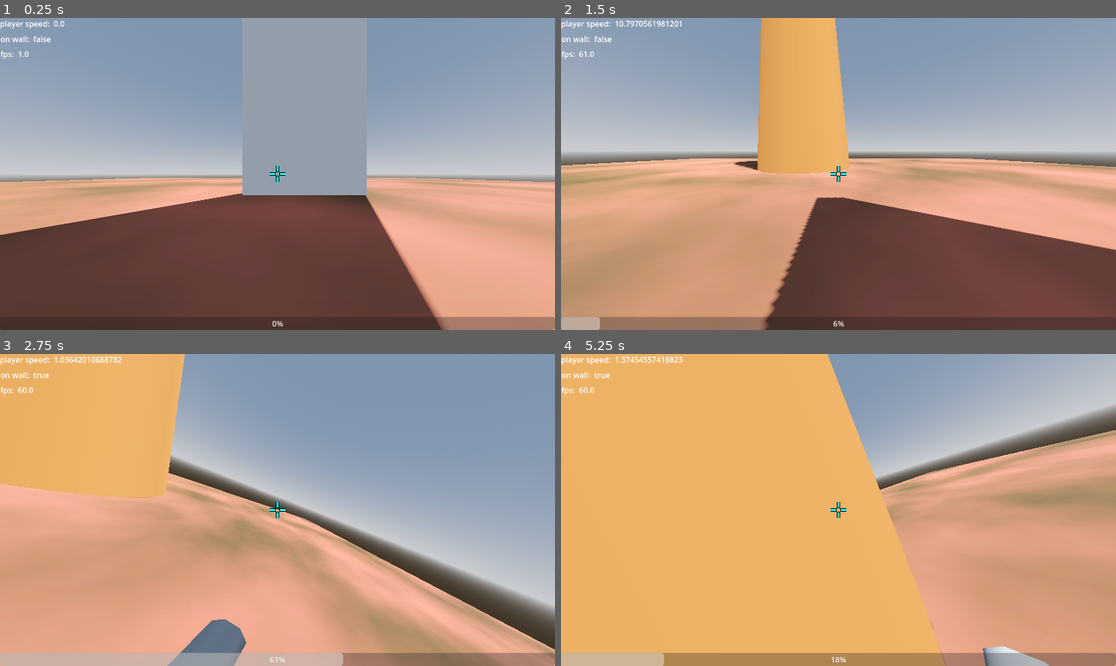
Above: before the commit, frames 1-4 (two rows, left to right).
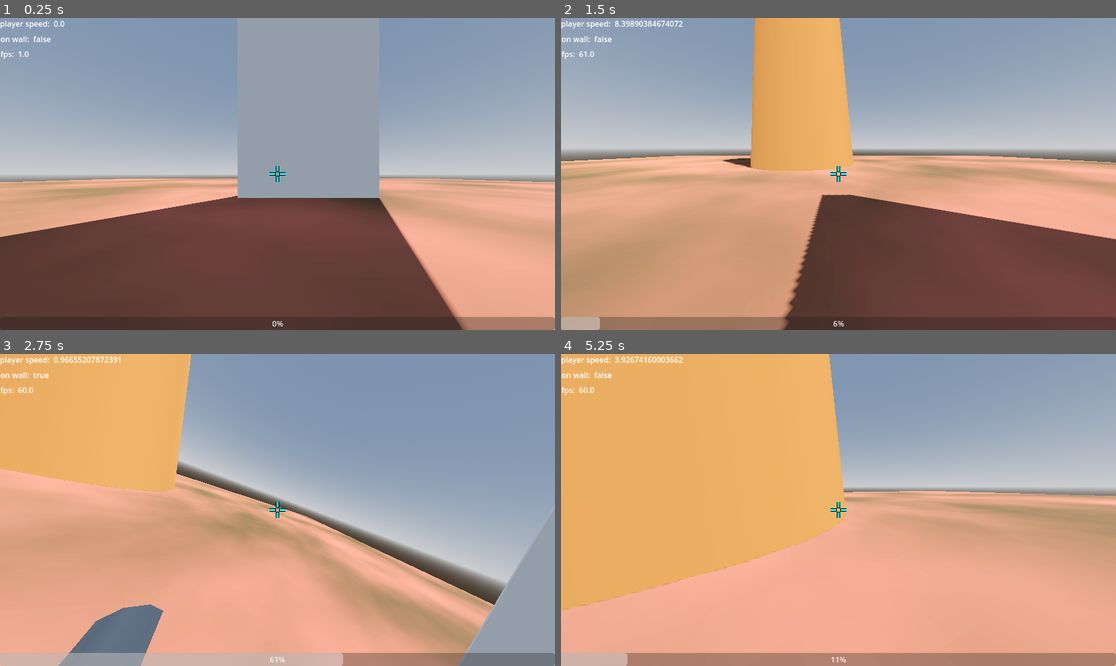
Above: after the commit, the same moments.

Repository: frederikhoheisel/pogotohell
Game: Godot game, scene res://level/test.tscn
Same seed, same stepped clock (60 frames per second), same inputs: the game is played once before the commit and once after it.
Inputs (mouse positions are in pixels of both pictures, inside the frame that each line leads up to):
- Up to frame 1 (0.25 s): no input
- Up to frame 2 (1.5 s): tap Enter at 0.5 s; move the mouse to (960, 158) at 0.52 s; hold D (right) 0.53-1.28 s; hold Space (jump) 0.53-1.28 s; click (960, 158) at 0.67 s; move the mouse to (810, 174) at 1.27 s; hold W (forward) from 1.28 s (still down); tap Space (jump) at 1.35 s
- Up to frame 3 (2.75 s): keep holding W (forward); tap Space (jump) at 1.52, 1.82 s; move the mouse to (288, 503) at 2.02 s; hold Space (jump) from 2.03 s (still down)
- Up to frame 4 (5.25 s): keep holding W (forward); move the mouse to (832, 516) at 2.77 s; release Space (jump) at 2.78 s; tap Space (jump) at 2.85, 3.02, 3.32, 4.35, 4.52, 4.82 s; move the mouse to (877, 513) at 3.52 s; hold Space (jump) 3.53-4.28 s; move the mouse to (794, 506) at 4.27 s; move the mouse to (844, 510) at 5.02 s; hold Space (jump) from 5.03 s (still down)

The runs differ from the first frame. In frame 1, 2.6% of the frame differs, in the area x 0-89%, y 42-100%; in frame 2, 8.2%; in frame 3, 18%; in frame 4, 42%, in the area x 0-100%, y 0-100%.

Commit message:
bisschen besseres handling? maybe idk

Diff:
--- a/pogo-to-hell/entities/player/player.gd
+++ b/pogo-to-hell/entities/player/player.gd
@@ -2,7 +2,7 @@
 extends CharacterBody3D
 
 
-const JUMP_VELOCITY = 9.5
+const JUMP_VELOCITY = 7.5
 
 
 var look_sensitivity: float = 0.005
@@ -12,8 +12,8 @@
 var ground_decel: float = 10.0
 var ground_friction: float = 3.0
 
-var air_accel: float = 800.0
-var air_move_speed: float = 500.0
+var air_accel: float = 14.0
+var air_move_speed: float = 3.0
 var air_speed_cap: float = 1.5
 
 var wall_normal: Vector3 = Vector3.ZERO
@@ -182,10 +182,14 @@
 	# turn pogo red and scale a bit
 	$LowPivot/pogo/MeshInstance3D.mesh.material.albedo_color = Color(1.0, 1.0 - jump_strength, 1.0 - jump_strength)
 	pogo.scale.y = 1.0 - jump_strength * 0.5
+	# shake poko
+	pogo.position = Vector3(0.0, 1.0, 0.0) + Vector3(randf() - 0.5, randf() - 0.5, randf() - 0.5) * pow(jump_strength * delta * 4.0, 2.0)
 
 	# NEIN
 	#var fov: float = 12.0 * self.velocity.length()
 	#%Camera3D.fov = clampf(fov, 70.0, 120.0)
+	var fov: float = 100.0 + 15.0 * (jump_strength - 0.5)
+	%Camera3D.fov = fov
 
 	# Get the input direction and handle the movement/deceleration.
 	var input_dir: Vector2 = Input.get_vector("left", "right", "forward", "backward").normalized()
--- a/pogo-to-hell/project.godot
+++ b/pogo-to-hell/project.godot
@@ -46,7 +46,7 @@
 [physics]
 
 3d/physics_engine="Jolt Physics"
-3d/default_gravity=6.0
+3d/default_gravity=5.0
 
 [rendering]
 
--- a/pogo-to-hell/ui/settings_menu.tscn
+++ b/pogo-to-hell/ui/settings_menu.tscn
@@ -166,7 +166,6 @@
 [node name="CheckBox" type="CheckBox" parent="MarginContainer/PanelContainer/VBoxContainer/Crosshair/InverseColor"]
 unique_name_in_owner = true
 layout_mode = 2
-size_flags_horizontal = 3
 size_flags_stretch_ratio = 0.6
 mouse_filter = 1
 mouse_default_cursor_shape = 3
